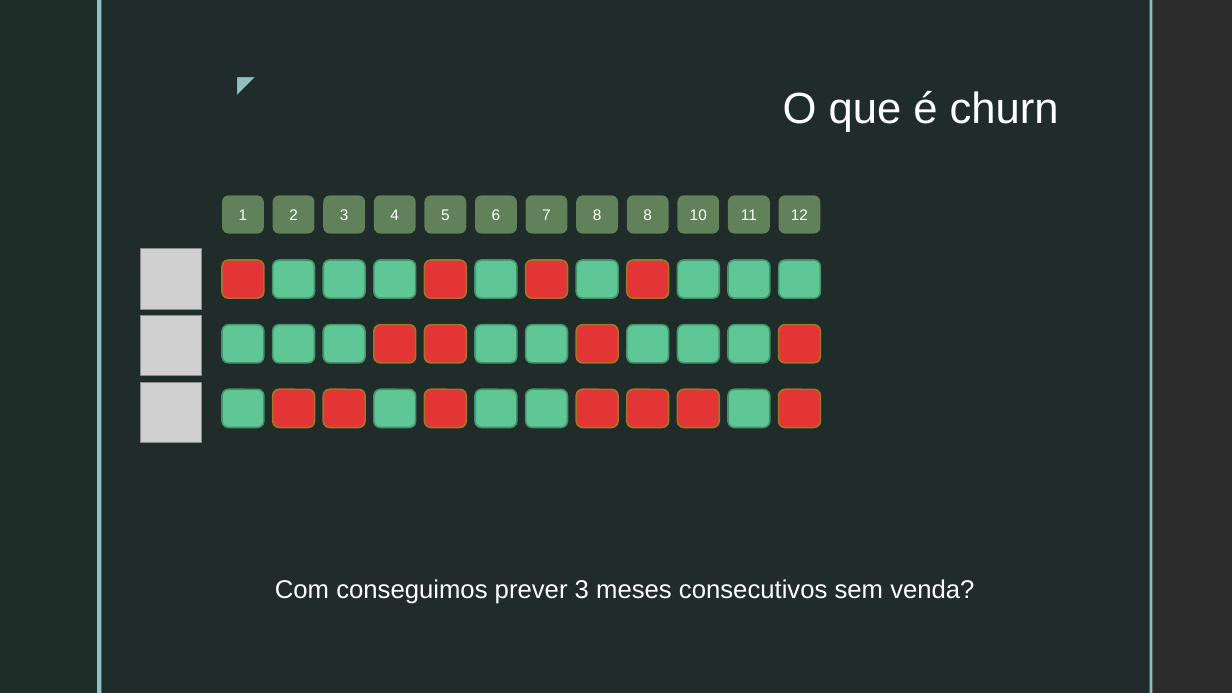
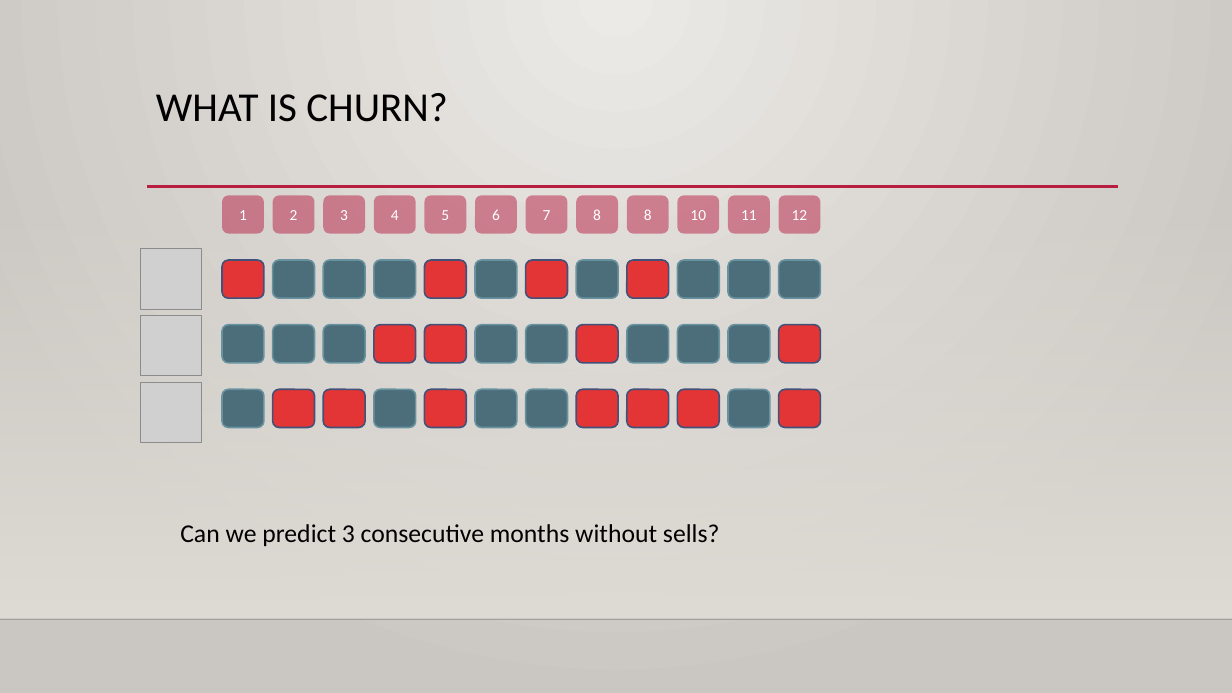
Before and after one commit to lucwas/olist-churn, a slide deck: slide 3 of crm_churn/docs/Modelo Anti-Churn.pptx. Drawn at 1232x693 pixels with LibreOffice and Linux fonts; fonts in the diff are those of the drawing; grey boxes stand for pictures; background and template pictures are left out; a plain dark background stands for a picture behind light text. Boxes give left, top, right and bottom in pixels: in the first picture for what was removed or moved away, otherwise in the second. Text is boxed around its words. In the diff, an @@ line names an element or a change of style, - is before the commit and + after.

```diff
--- a/crm_churn/docs/Modelo Anti-Churn.pptx
+++ b/crm_churn/docs/Modelo Anti-Churn.pptx
@@ background picture (left out) to #FFFFFF @@
@@ rectangle removed at bbox=[0, 0, 97, 693] @@
@@ rectangle removed at bbox=[97, 0, 102, 693] @@
@@ rectangle removed at bbox=[1150, 0, 1153, 693] @@
@@ text removed at bbox=[222, 65, 263, 102] @@
-◤
@@ title at bbox=[156, 93, 448, 122]: text changed; size 34 to 32 pt; font Arial to Calibri; text colour #FFFFFF to #000000 @@
-O que é churn
+WHAT IS CHURN?
@@ rectangle: place and size @@
-rectangle at bbox=[102, 0, 1150, 693]
+rectangle at bbox=[0, 204, 1232, 619]
@@ rectangle at bbox=[0, 204, 1232, 619]: fill #1F2D29 at 92% opacity to gradient #DFDBD5 @@
@@ line added from (147, 187) to (1118, 187), #B71E42 2.5 pt @@
@@ font Arial to Calibri; fill #A1D68B at 50% opacity to #B71E42 at 50% opacity in 12 elements at bbox=[222, 195, 263, 233], bbox=[273, 195, 314, 233], bbox=[323, 195, 365, 233], bbox=[374, 195, 416, 233], bbox=[424, 195, 466, 233], bbox=[475, 195, 517, 233], bbox=[526, 195, 567, 233], bbox=[577, 195, 618, 233], bbox=[627, 195, 668, 233], bbox=[677, 195, 719, 233], bbox=[728, 195, 770, 233], bbox=[779, 195, 821, 233] @@
@@ fill #5EC795 to #4C6E7A; outline #46936E 1.25 pt to #6892A0 1.25 pt in 21 elements at bbox=[273, 260, 314, 298], bbox=[323, 260, 365, 298], bbox=[374, 260, 416, 298], bbox=[475, 260, 517, 298], bbox=[577, 260, 618, 298], bbox=[677, 260, 719, 298], bbox=[728, 260, 770, 298], bbox=[779, 260, 821, 298], bbox=[222, 324, 263, 362], bbox=[273, 324, 314, 362], bbox=[323, 324, 365, 362], bbox=[475, 324, 517, 362], bbox=[526, 324, 567, 362], bbox=[627, 324, 668, 362], bbox=[677, 324, 719, 362], bbox=[728, 324, 770, 362], bbox=[222, 389, 263, 427], bbox=[374, 389, 416, 427], bbox=[475, 389, 517, 427], bbox=[526, 389, 567, 427], bbox=[728, 389, 770, 427] @@
@@ outline #A77328 1.25 pt to #41517B 1.25 pt in 15 elements at bbox=[222, 260, 263, 298], bbox=[424, 260, 466, 298], bbox=[526, 260, 567, 298], bbox=[627, 260, 668, 298], bbox=[374, 324, 416, 362], bbox=[424, 324, 466, 362], bbox=[577, 324, 618, 362], bbox=[779, 324, 821, 362], bbox=[273, 389, 314, 427], bbox=[323, 389, 365, 427], bbox=[424, 389, 466, 427], bbox=[577, 389, 618, 427], bbox=[627, 389, 668, 427], bbox=[677, 389, 719, 427], bbox=[779, 389, 821, 427] @@
@@ text "Can we predict 3 consecutive ..." at bbox=[180, 524, 720, 546]: vertical alignment middle to top @@
@@ text at bbox=[180, 524, 720, 546]: text changed; font Arial to Calibri; text colour #FFFFFF to #000000 @@
-Com conseguimos prever 3 meses consecutivos sem venda?
+Can we predict 3 consecutive months without sells?
@@ line added from (0, 619) to (1232, 619), #000001 1 pt @@
```
Also in this commit, not shown: 1 other slide changed, 4 slides added, 5 slides removed, 1 other file.
